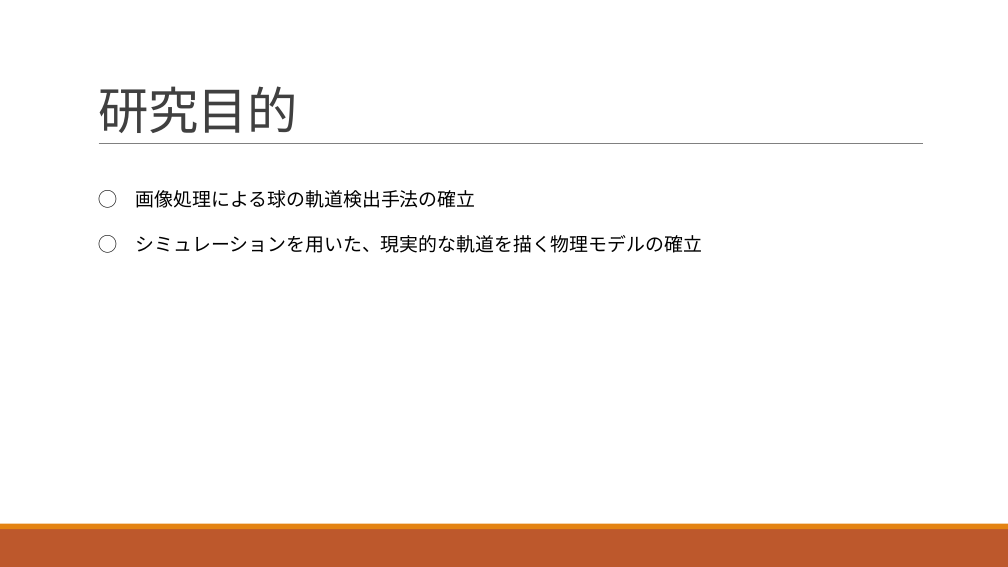
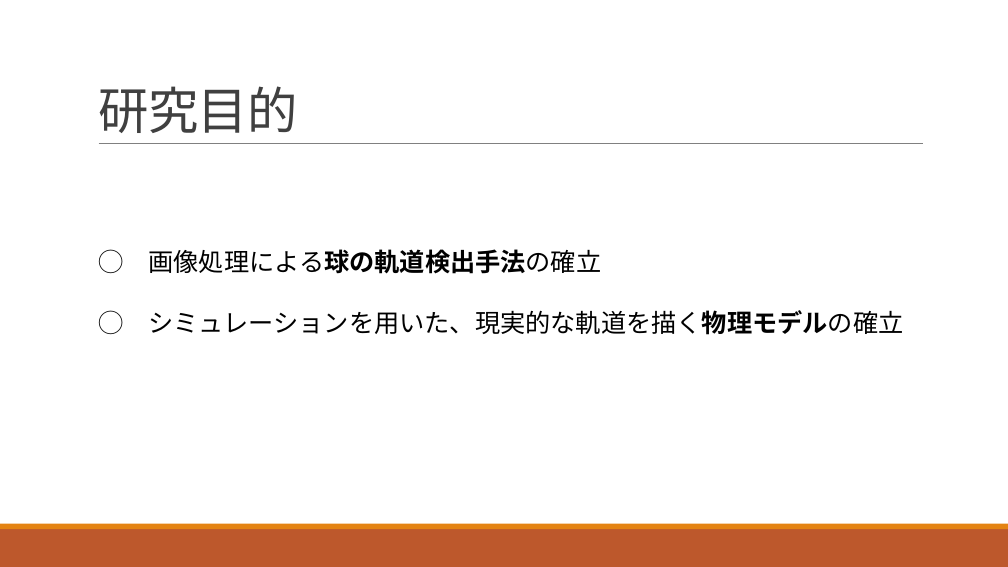
Before and after one commit to morishitamakoto0330/ShuttlecockSimulation, a slide deck: slide 3 of presentation/center_report.pptx. Drawn at 1008x567 pixels with LibreOffice and Linux fonts; fonts in the diff are those of the drawing. Boxes give left, top, right and bottom in pixels: in the first picture for what was removed or moved away, otherwise in the second. Text is boxed around its words. In the diff, an @@ line names an element or a change of style, - is before the commit and + after.

```diff
--- a/presentation/center_report.pptx
+++ b/presentation/center_report.pptx
@@ text "◯ 画像処理による球の軌道検出手法の確立": place and size @@
-text "◯ 画像処理による球の軌道検出手法の確立" at box(136, 190, 702, 253)
+text "◯ 画像処理による球の軌道検出手法の確立" at box(149, 249, 904, 335)
@@ text "◯ 画像処理による球の軌道検出手法の確立" at box(149, 249, 904, 335): size 18 to 24 pt; bold on in "画像処理による球の軌道検出手法の確立", "シミュレーションを用いた、現実的な軌道を描く物理モデルの確立" @@
```
Also in this commit, not shown: 6 other slides changed, 1 slide added.
